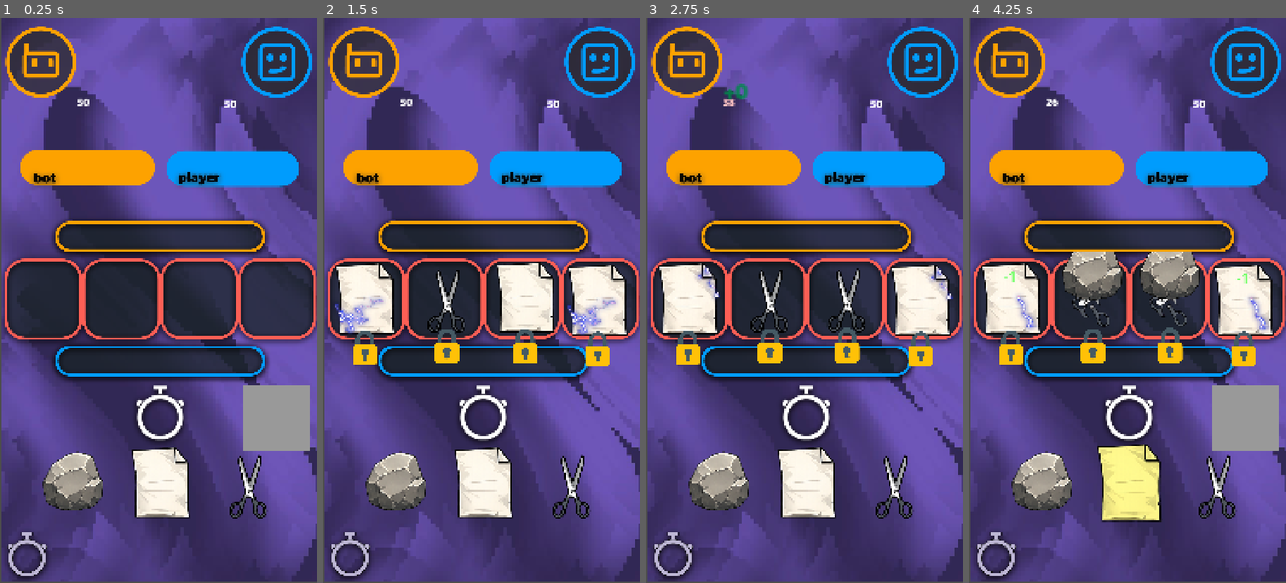
Above: before the commit, frames 1-4 (left to right).
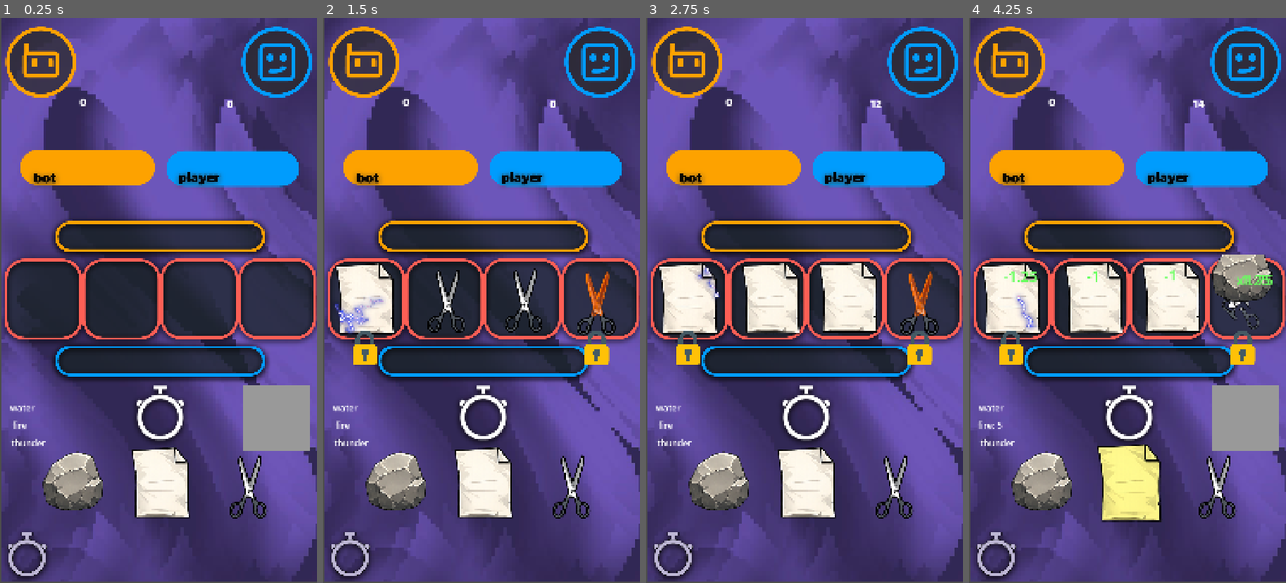
Above: after the commit, the same moments.

Repository: armin70/RPS
Game: Godot game, scene res://scenes/main.tscn
Same seed, same stepped clock (60 frames per second), same inputs: the game is played once before the commit and once after it.
Inputs (mouse positions are in pixels of both pictures, inside the frame that each line leads up to):
- Up to frame 1 (0.25 s): no input
- Up to frame 2 (1.5 s): click (598, 419) at 0.5 s; click (598, 419) at 1.25 s
- Up to frame 3 (2.75 s): click (921, 419) at 2 s
- Up to frame 4 (4.25 s): move the mouse to (1041, 481) at 2.77 s; click (1041, 481) at 2.92 s; move the mouse to (1130, 481) at 3.52 s; click (1130, 481) at 3.67 s

The runs differ from the first frame. In frame 1, 0.3% of the frame differs, in the area x 3-75%, y 14-76%; in frame 2, 5.1%; in frame 3, 7.2%; in frame 4, 8.3%, in the area x 3-97%, y 14-76%.
Error before the commit: Invalid call. Nonexistent function 'size' in base 'Nil'. (res://scripts/rps__container.gd:161)
Error after the commit: Invalid call. Nonexistent function 'size' in base 'Nil'. (res://scripts/rps__container.gd:183)

Commit message:
rps variation added

Diff:
--- a/main.gd
+++ b/main.gd
@@ -1,17 +1,21 @@
 extends Node2D
-@onready var player_hp_label : Label = $UI/PlayerHP
-@onready var bot_hp_label : Label = $UI/BotHP
+
 @export var max_aspect : float = 1.0
+@onready var player_point_label: Label = $UI/PlayerPoint
+@onready var bot_point_label: Label = $UI/BotPoint
 
-var player_hp := 50
-var bot_hp := 50
-var max_hp := 50
+var player_point := 0
+var bot_point := 0
+var target_point := 200
 var is_game_running = true
 var bot_current_card = ""
 var player_current_card = ""
 var multiplier = 0
 var debuff = 0
 var game_finished := false
+var fire_juice = 0
+var water_juice = 0
+var thunder_juice = 0
 # Called when the node enters the scene tree for the first time.
 #func _ready() -> void:
 	#set_aspect()
@@ -56,74 +60,55 @@
 	label.modulate.a = 1.0
 	label.scale = Vector2.ONE
 
-
+func add_juice(juice,type):
+	if type == "fire":
+		fire_juice += juice
+		$UI/FireLabel.text = "fire: " + str(fire_juice)
+	elif type == "water":
+		water_juice += juice
+		$UI/WaterLabel.text = "water: " + str(water_juice)
+	elif type == "thunder":
+		thunder_juice += juice
+		$UI/ThunderLabel.text = "thunder: " + str(thunder_juice)
 
 
 func submit_card(owner: String):
-	var damage = 6
-	#$WordDamage.text = str(damage)
-	#play_popup_effect($WordDamage)
-	#await play_popup_effect($WordDamage)
-	#$WordDamage.text = ""
+	var point = 6
 	$RPSContainer.roll_jackpot()
 	await get_tree().create_timer(1).timeout
 	is_game_running = false
 	if owner == "player":
-		bot_hp -= damage
-		$UI/BotHPDamage.text = "-" + str(damage)
-		$UI/BotHPDamage.modulate = Color(1, 0.3, 0.3)
-		play_popup_effect($UI/BotHPDamage)
+		player_point += point
 		update_hp_ui()
 		await get_tree().create_timer(.4).timeout
 		$RPSContainer.remove_type(player_current_card)
 
-		for i in range(0,multiplier):
-			await get_tree().create_timer(.5).timeout
-			$UI/BotHPDamage.text = "-" + str(damage)
-			$UI/BotHPDamage.modulate = Color(1, 0.3, 0.3)
-			play_popup_effect($UI/BotHPDamage)
-
-			bot_hp -= damage
+		for i in multiplier:
+			player_point += i * point
 			update_hp_ui()
 		await get_tree().create_timer(.5).timeout
-		$UI/BotHPDamage.text = "+" + str(debuff)
-		$UI/BotHPDamage.modulate = Color(0.0, 0.536, 0.287, 1.0)
-		bot_hp += debuff
-		play_popup_effect($UI/BotHPDamage)
+		if debuff:
+			for i in debuff:
+				player_point -= i * point
+
 
 		$RPSContainer.get_debuff(player_current_card)
 		update_hp_ui()
 
-		var bar = $UI/BotHP
-		bar.modulate = Color(1, 0.3, 0.3)
-		create_tween().tween_property(bar, "modulate", Color(1,1,1), 0.4)
-		print('playeeeeeeeeeer:',(multiplier  * damage) - debuff)
 	else:
-		player_hp -= damage
+		bot_point += point
 		update_hp_ui()
-		play_popup_effect($UI/PlayerHPDamage)
-		$UI/PlayerHPDamage.text = "-" + str(damage)
-		$UI/PlayerHPDamage.modulate = Color(1, 0.3, 0.3)
-		await get_tree().create_timer(.4).timeout
 		$RPSContainer.remove_type(bot_current_card)
-		for i in range(0,multiplier):
+		for i in multiplier:
 			await get_tree().create_timer(.5).timeout
-			play_popup_effect($UI/PlayerHPDamage)
-			$UI/PlayerHPDamage.text = "-" + str(damage)
-			$UI/PlayerHPDamage.modulate = Color(1, 0.3, 0.3)
-			player_hp -= damage
+			bot_point += i*point
 			update_hp_ui()
 		await get_tree().create_timer(.5).timeout
-		player_hp += debuff
-		play_popup_effect($UI/PlayerHPDamage)
-		$UI/PlayerHPDamage.text = "+" + str(debuff)
-		$UI/PlayerHPDamage.modulate = Color(0.0, 0.536, 0.287, 1.0)
-		$RPSContainer.get_debuff(bot_current_card)
+		if debuff:
+			for i in debuff:
+				bot_point -= i * point
 		update_hp_ui()
-		var bar = $"PlayerHPBar"
-		bar.modulate = Color(1, 0.3, 0.3)
-		create_tween().tween_property(bar, "modulate", Color(1,1,1), 0.4)
-		print('boooooooooot:',(multiplier  * damage) - debuff)
+
 	multiplier = 0
 	is_game_running = true
 
@@ -133,7 +118,7 @@
 
 func check_game_over():
 
-	if player_hp <= 0:
+	if player_point >= target_point:
 		game_finished = true
 		#get_parent().get_parent().game_finished = true
 		#get_parent().get_parent().turn_active = false
@@ -144,7 +129,7 @@
 		#end_popup.popup_centered()
 		is_game_running = false
 		get_tree().paused = true
-	elif bot_hp <= 0:
+	elif bot_point >= target_point:
 		game_finished = true
 		#get_parent().get_parent().game_finished = true
 		#get_parent().get_parent().turn_active = false
@@ -158,11 +143,9 @@
 
 
 func update_hp_ui():
-	player_hp_label.text = str(player_hp)
-	bot_hp_label.text = str(bot_hp)
+	player_point_label.text = str(player_point)
+	bot_point_label.text = str(bot_point)
 
-	create_tween().tween_property($"PlayerHPBar", "value", player_hp, 0.3)
-	create_tween().tween_property($UI/BotHP, "value", bot_hp, 0.3)
 
 func _on_submit_pressed() -> void:
 	submit_card("player")
--- a/scenes/main.tscn
+++ b/scenes/main.tscn
@@ -36,17 +36,18 @@
 font = ExtResource("7_o6xl0")
 font_size = 40
 
-[sub_resource type="LabelSettings" id="LabelSettings_85g3d"]
-font = ExtResource("7_o6xl0")
-font_size = 40
-
 [sub_resource type="LabelSettings" id="LabelSettings_o6xl0"]
 font = ExtResource("7_o6xl0")
 font_size = 40
 
+[sub_resource type="LabelSettings" id="LabelSettings_85g3d"]
+font_size = 30
+
 [sub_resource type="LabelSettings" id="LabelSettings_choun"]
-font = ExtResource("7_o6xl0")
-font_size = 40
+font_size = 30
+
+[sub_resource type="LabelSettings" id="LabelSettings_ya4ey"]
+font_size = 30
 
 [node name="Main" type="Node2D" unique_id=993622164]
 script = ExtResource("1_0wfyh")
@@ -114,46 +115,59 @@
 position = Vector2(674, 551)
 texture = ExtResource("6_o6xl0")
 
-[node name="BotHP" type="Label" parent="UI" unique_id=189625205]
+[node name="BotPoint" type="Label" parent="UI" unique_id=189625205]
 layout_mode = 0
 offset_left = 256.0
 offset_top = 259.0
 offset_right = 298.0
 offset_bottom = 323.0
-text = "50"
+text = "0"
 label_settings = SubResource("LabelSettings_tipki")
 horizontal_alignment = 1
 vertical_alignment = 1
 
-[node name="BotHPDamage" type="Label" parent="UI" unique_id=137395252]
-layout_mode = 0
-offset_left = 260.0
-offset_top = 195.0
-offset_right = 302.0
-offset_bottom = 259.0
-label_settings = SubResource("LabelSettings_85g3d")
-horizontal_alignment = 1
-vertical_alignment = 1
-
-[node name="PlayerHP" type="Label" parent="UI" unique_id=382707334]
+[node name="PlayerPoint" type="Label" parent="UI" unique_id=382707334]
 layout_mode = 0
 offset_left = 757.0
 offset_top = 265.0
 offset_right = 799.0
 offset_bottom = 329.0
-text = "50"
+text = "0"
 label_settings = SubResource("LabelSettings_o6xl0")
 horizontal_alignment = 1
 vertical_alignment = 1
 
-[node name="PlayerHPDamage" type="Label" parent="UI" unique_id=1263453495]
+[node name="WaterLabel" type="Label" parent="UI" unique_id=66207840]
 layout_mode = 0
-offset_left = 759.0
-offset_top = 210.0
-offset_right = 801.0
-offset_bottom = 274.0
+offset_left = 28.0
+offset_top = 1303.0
+offset_right = 68.0
+offset_bottom = 1326.0
+text = "water"
+label_settings = SubResource("LabelSettings_85g3d")
+horizontal_alignment = 1
+vertical_alignment = 1
+
+[node name="FireLabel" type="Label" parent="UI" unique_id=88099990]
+layout_mode = 0
+offset_left = 24.0
+offset_top = 1363.0
+offset_right = 98.0
+offset_bottom = 1405.0
+text = "fire"
 label_settings = SubResource("LabelSettings_choun")
 horizontal_alignment = 1
 vertical_alignment = 1
 
+[node name="ThunderLabel" type="Label" parent="UI" unique_id=388655732]
+layout_mode = 0
+offset_left = 32.0
+offset_top = 1423.0
+offset_right = 150.0
+offset_bottom = 1465.0
+text = "thunder"
+label_settings = SubResource("LabelSettings_ya4ey")
+horizontal_alignment = 1
+vertical_alignment = 1
+
 [connection signal="pressed" from="UI/submit" to="." method="_on_submit_pressed"]
--- a/scenes/paper.tscn
+++ b/scenes/paper.tscn
@@ -454,7 +454,7 @@
 sprite_frames = SubResource("SpriteFrames_rmkyt")
 animation = &"fire"
 autoplay = "idle"
-frame_progress = 0.154195
+frame_progress = 0.037811916
 
 [node name="Multiplier" type="Label" parent="." unique_id=1250212555]
 offset_left = -26.0
@@ -471,6 +471,7 @@
 label_settings = SubResource("LabelSettings_g4oad")
 
 [node name="Lock" type="Sprite2D" parent="." unique_id=903904176]
+visible = false
 position = Vector2(-1, 169)
 scale = Vector2(0.23046875, 0.23046875)
 texture = ExtResource("6_pohdc")
--- a/scenes/rock.tscn
+++ b/scenes/rock.tscn
@@ -525,7 +525,7 @@
 sprite_frames = SubResource("SpriteFrames_rmkyt")
 animation = &"thunder"
 autoplay = "idle"
-frame_progress = 0.65519315
+frame_progress = 0.54603803
 
 [node name="Multiplier" type="Label" parent="." unique_id=1851570550]
 offset_left = -26.0
@@ -542,6 +542,7 @@
 label_settings = SubResource("LabelSettings_p2d0s")
 
 [node name="Lock" type="Sprite2D" parent="." unique_id=14255215]
+visible = false
 position = Vector2(-1, 169)
 scale = Vector2(0.23046875, 0.23046875)
 texture = ExtResource("6_vqvgd")
--- a/scenes/scissors.tscn
+++ b/scenes/scissors.tscn
@@ -419,7 +419,7 @@
 sprite_frames = SubResource("SpriteFrames_rmkyt")
 animation = &"water"
 autoplay = "idle"
-frame_progress = 0.8858134
+frame_progress = 0.8649103
 
 [node name="Multiplier" type="Label" parent="." unique_id=1844234753]
 offset_left = -27.0
@@ -436,6 +436,7 @@
 label_settings = SubResource("LabelSettings_g4oad")
 
 [node name="Lock" type="Sprite2D" parent="." unique_id=805037885]
+visible = false
 position = Vector2(-5, 165)
 scale = Vector2(0.23046875, 0.23046875)
 texture = ExtResource("6_6hbjw")
--- a/scripts/rps__container.gd
+++ b/scripts/rps__container.gd
@@ -9,6 +9,7 @@
 const PAPER = preload("uid://cocrlxvcogpqs")
 const SCISSORS = preload("uid://c43c7km5wekoc")
 var unlocked_items = []
+var locked_items = []
 var current_item_number =0
 var rps = ['Rock','Paper','Scissors']
 var variations =  ["fire", "water", "thunder"]
@@ -20,19 +21,22 @@
 
 func get_random_unlock():
 	unlocked_items = []
+	locked_items = []
 	var numbers = [0, 1, 2, 3]
 	numbers.shuffle()
 	for i in range(0,2):
 		unlocked_items.append(numbers[i])
+	for i in range(2,4):
+		locked_items.append(numbers[i])
 	print(unlocked_items)
+	print(locked_items)
 	await get_tree().create_timer(1).timeout
-	hide_locks()
+	set_locks()
 
 func add_to_placeholder(choices):
 	var selected_scene
 	var index = -1
 	var empty_places = []
-	print("choicessssssssssss",choices)
 	await get_tree().create_timer(.5).timeout
 	for i in range(0,4):
 		print("pre empty",placeholders[i].get_children())
@@ -67,11 +71,11 @@
 func full_deck_generator():
 	var card
 	var choice
-	for i in range(0,10):
+	for i in range(0,30):
 		choice = rps.pick_random()
 		card = [choice, ""]
 		full_deck.append(card)
-	for i in range(0,10):
+	for i in range(0,30):
 		for variation in variations:
 			choice = rps.pick_random()
 			card = [choice, variation]
@@ -128,36 +132,54 @@
 	add_to_placeholder(current_deck)
 	get_random_unlock()
 
-func hide_locks():
-	print("unlocked_items ", unlocked_items)
+func set_locks():
+	for i in locked_items:
+		var children = placeholders[i].get_children()
+		children[0].show_lock()
 	for i in unlocked_items:
-		print("IIIIIIIIIIIIIII  ", i)
 		var children = placeholders[i].get_children()
-		print("children: ", children)
 		children[0].hide_lock()
-
 func remove_type(type_name: String):
 	var targets
-	var buff
+	var buff = []
 	if type_name == "Rock":
 		targets = get_tree().get_nodes_in_group("Scissors")
 		#current_deck = current_deck.filter(func(item): return item != "Scissors")
-		buff = targets.size()
+		#buff = targets.size()
 		#empty_placeholder("Scissors")
 	elif type_name == "Paper":
 		targets = get_tree().get_nodes_in_group("Rock")
 		#current_deck = current_deck.filter(func(item): return item != "Rock")
-		buff = targets.size()
+		#buff = targets.size()
 		#empty_placeholder("Rock")
 
 	elif type_name == "Scissors":
 		targets = get_tree().get_nodes_in_group("Paper")
 		#current_deck = current_deck.filter(func(item): return item != "Paper")
-		buff = targets.size()
+		#buff = targets.size()
 		#empty_placeholder("Paper")
 
 	else:
 		print('cant catch')
+	if targets:
+		for target in targets:
+			if target.effected =="fire":
+				buff.append(1.75)
+				target.get_buff(1.75)
+				get_parent().add_juice(5,"fire")
+			elif target.effected =="water":
+				buff.append(1.75)
+				target.get_buff(1.75)
+				get_parent().add_juice(5,"water")
+			elif target.effected =="thunder":
+				buff.append(1.75)
+				target.get_buff(1.75)
+				get_parent().add_juice(5,"thunder")
+
+			else:
+				buff.append(1)
+				target.get_buff(1)
+
 	current_item_number -= targets.size()
 	print("current_item_number remove type ",current_item_number)
 	get_parent().multiplier = buff
@@ -176,20 +198,33 @@
 
 func get_debuff(type_name):
 	var targets
-	var debuff
+	var debuff = []
 	if type_name == "Rock":
 		targets = get_tree().get_nodes_in_group("Paper")
-		debuff = targets.size()
+		#debuff = targets.size()
 	elif type_name == "Paper":
 		targets = get_tree().get_nodes_in_group("Scissors")
-		debuff = targets.size()
+		#debuff = targets.size()
 	elif type_name == "Scissors":
 		targets = get_tree().get_nodes_in_group("Rock")
-		debuff = targets.size()
-	print("targets:",targets)
+		#debuff = targets.size()
+	#print("targets:",targets)
 	for node in targets:
 		node.get_debuff("-1")
+	if targets:
+		for node in targets:
+			if node.effected:
+				if node.effected != "":
+					debuff.append(1.25)
+					node.get_debuff("-1.25")
+				print("debuffed:",debuff )
+			else:
+				debuff.append(.5)
+				node.get_debuff("-1")
+				print("debuffed:",debuff )
+	#return debuff
 	get_parent().debuff = debuff
+
 
 func fill_free_space():
 	print("filled")
--- a/scripts/rps_item.gd
+++ b/scripts/rps_item.gd
@@ -13,9 +13,12 @@
 
 
 
+func show_lock():
+	$Lock.visible = true
+
 func hide_lock():
-	print("hide")
 	$Lock.visible = false
+
 
 func get_debuff(debuff):
 	print("debuff value: ", debuff)
